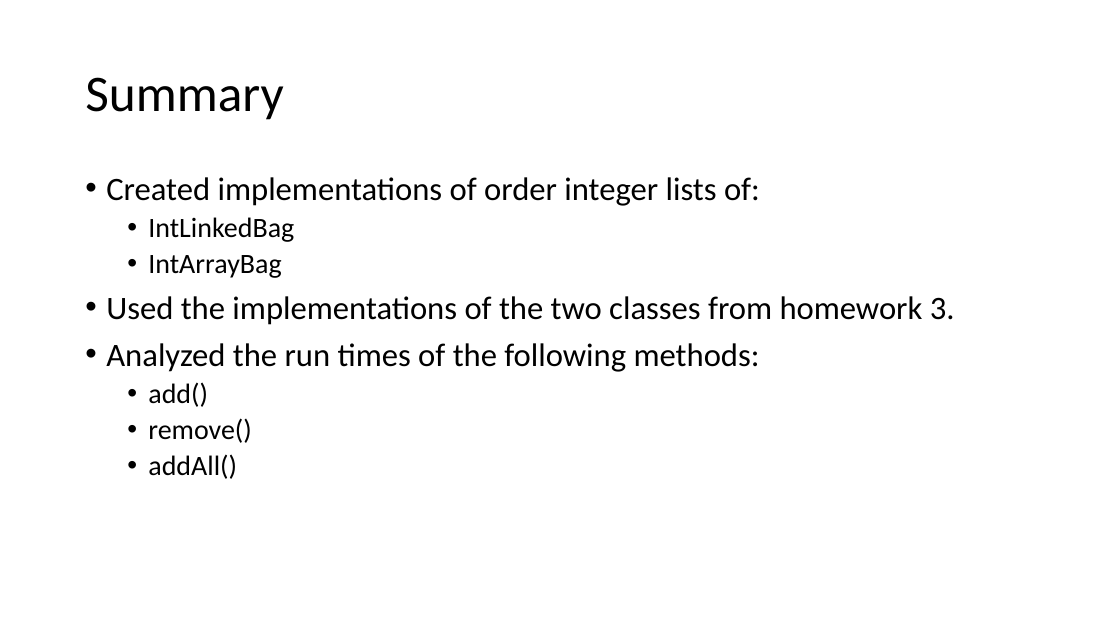
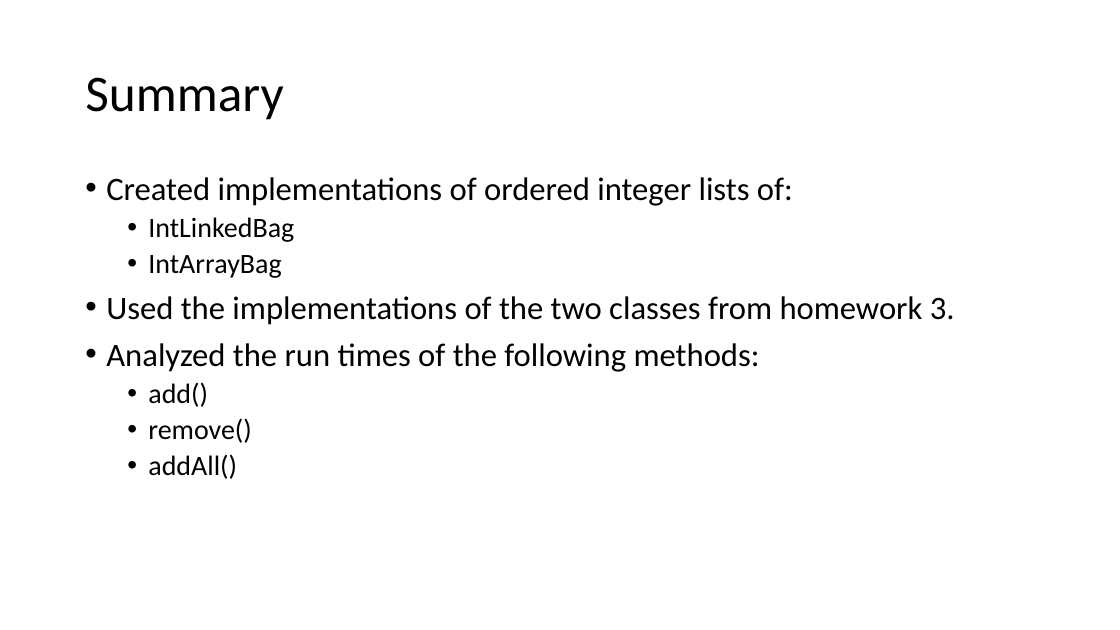
Before and after one commit to nuravgrag/FinalProject, a slide deck: slide 2 of FinalProjectPresentation.pptx. Drawn at 1120x630 pixels with LibreOffice and Linux fonts; fonts in the diff are those of the drawing. Boxes give left, top, right and bottom in pixels: in the first picture for what was removed or moved away, otherwise in the second. Text is boxed around its words. In the diff, an @@ line names an element or a change of style, - is before the commit and + after.

```diff
--- a/FinalProjectPresentation.pptx
+++ b/FinalProjectPresentation.pptx
@@ text at [106, 177, 793, 206]: text changed @@
-• Created implementations of order integer lists of:
+• Created implementations of ordered integer lists of:
```
Also in this commit, not shown: 4 other slides changed, 3 slides added.
